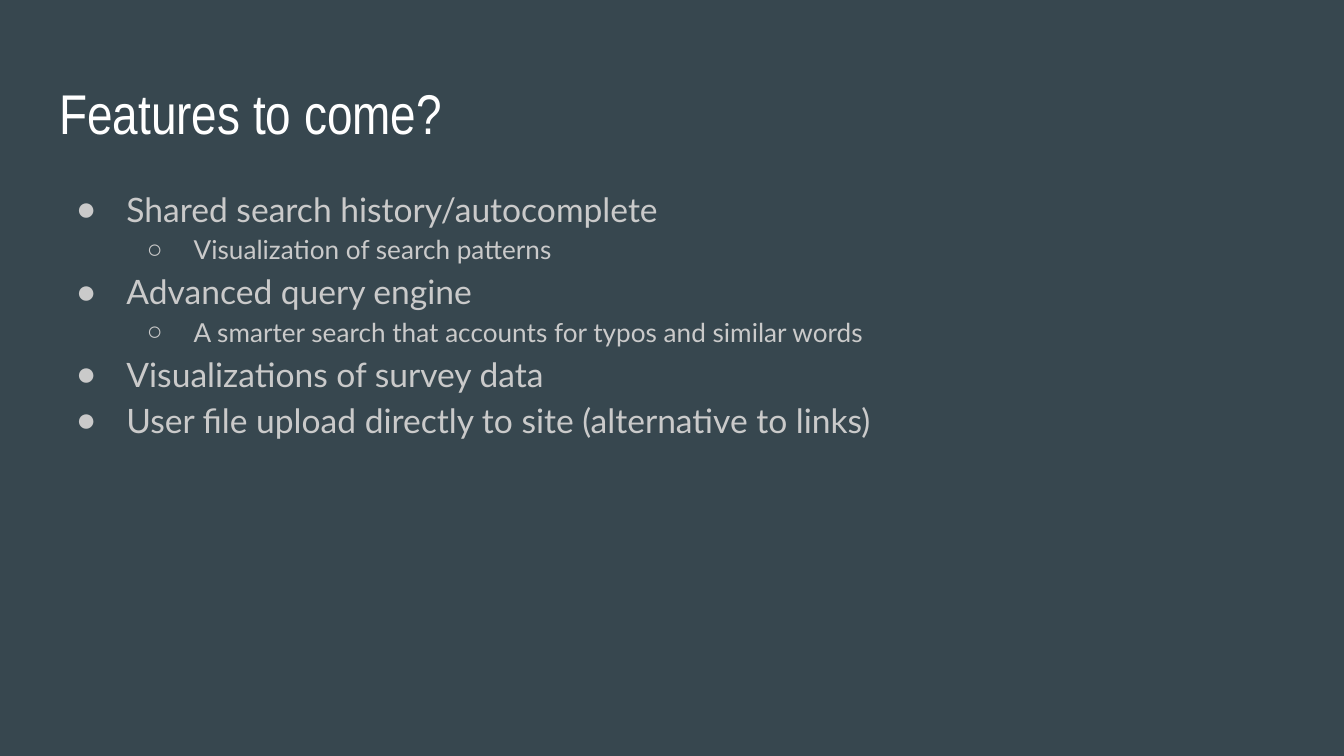
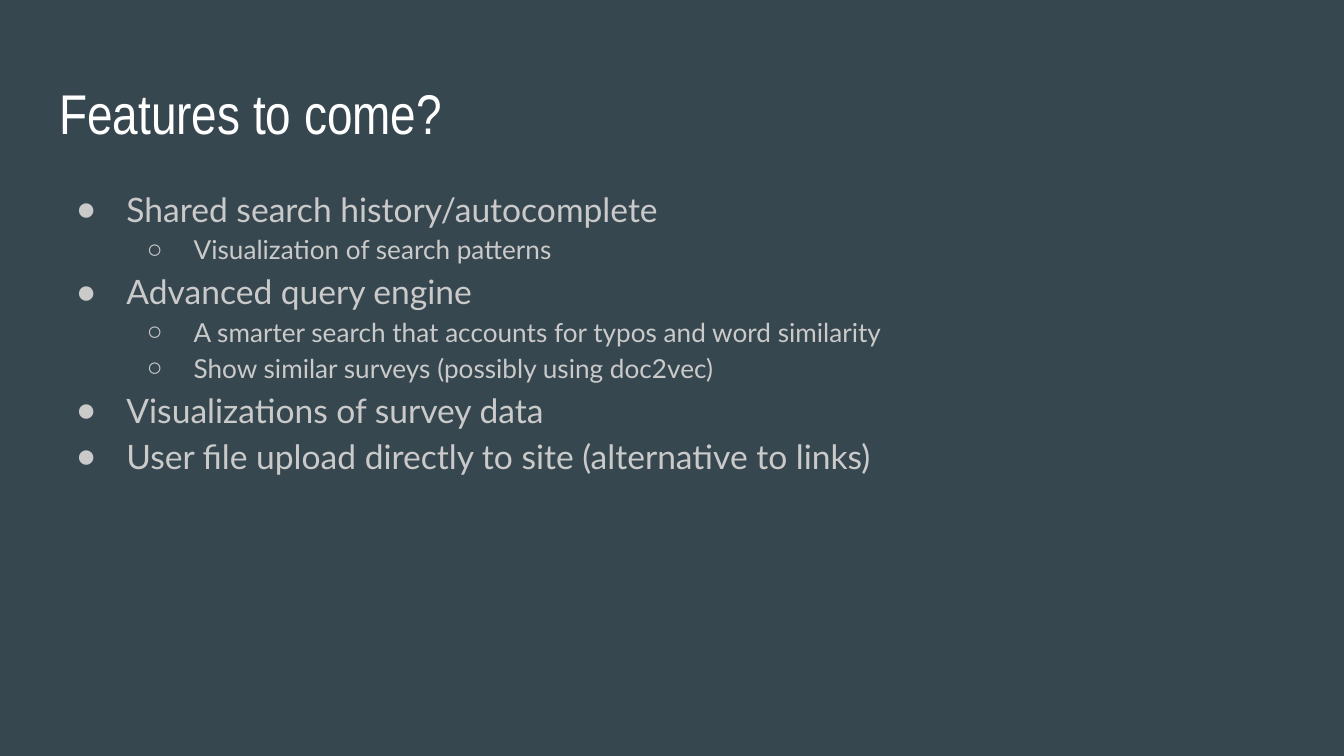
Before and after one commit to bethbailey/survey-search, a slide deck: slide 8 of Final Presentation/Final CS Project Presentation-2.pptx. Drawn at 1344x756 pixels with LibreOffice and Linux fonts; fonts in the diff are those of the drawing. Boxes give left, top, right and bottom in pixels: in the first picture for what was removed or moved away, otherwise in the second. Text is boxed around its words. In the diff, an @@ line names an element or a change of style, - is before the commit and + after.

```diff
--- a/Final Presentation/Final CS Project Presentation-2.pptx
+++ b/Final Presentation/Final CS Project Presentation-2.pptx
@@ text at (x1=194, y1=323, x2=881, y2=383): text changed @@
-  ○ A smarter search that accounts for typos and similar words
+  ○ A smarter search that accounts for typos and word similarity
+  ○ Show similar surveys (possibly using doc2vec)
```
Also in this commit, not shown: 4 other slides changed, 5 other files.
